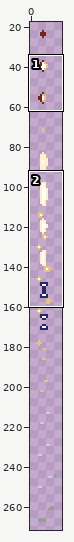
Sprite sheet: assets/img/characters/main1/added_naked/main_char-2.png. Above, an overview of the earlier version with the close-up marked.
Close-up. Before:
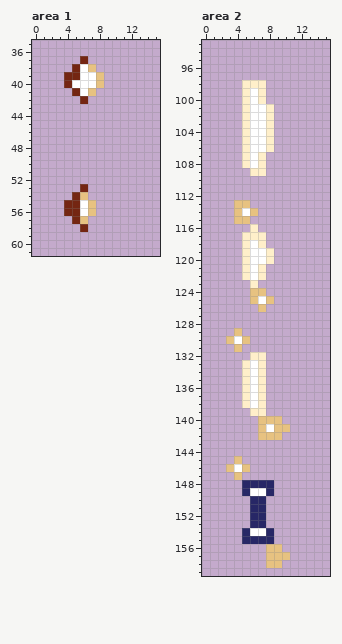
The file is 16x272 pixels. Shown: area 1: x 0..15, y 35..61; area 2: x 0..15, y 93..159. The wide view leaves out empty margins. The commit also changed other parts of the picture, which this record leaves out.
Once edited:
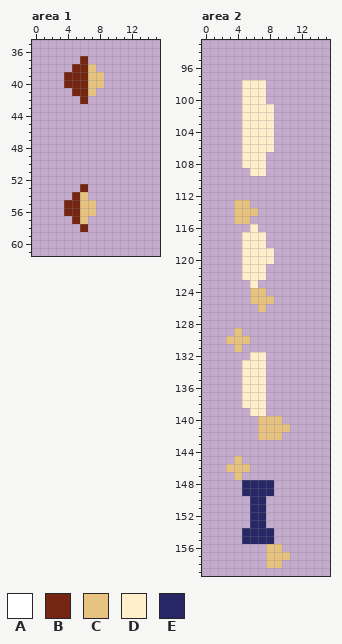
Palette (. is transparent): A #ffffff  B #742612  C #e7c281  D #ffefca  E #272766
Edits made:
Area 1:
The author changed colour A to colour B in rows 38 to 39 at x 6; in row 40 at x 5 to 6; in row 41 at x 6.
The author changed colour A to colour C in rows 39 to 40 at x 7; in rows 55 to 56 at x 6.
Area 2:
The author changed colour A to colour C in row 114 at x 5; in row 125 at x 7; in row 130 at x 4; in row 141 at x 8; in row 146 at x 4.
The author changed colour A to colour D in rows 99 to 100 at x 6; in rows 101 to 106 at x 6 to 7; in rows 107 to 108 at x 6; in row 118 at x 6; in rows 119 to 120 at x 6 to 7; in rows 121 to 122 at x 6.
The author changed colour A to colour D in rows 133 to 138 at x 6.
The author changed colour A to colour E in row 149 at x 6 to 7; in row 154 at x 6 to 7.
Boxes around the changes in both close-ups, in picture pixels (x1, y1, x2, y2):
changed: (72, 64, 96, 96)
changed: (80, 200, 88, 216)
changed: (250, 88, 266, 168)
changed: (242, 208, 266, 304)
changed: (234, 336, 274, 496)
changed: (250, 528, 266, 536)
